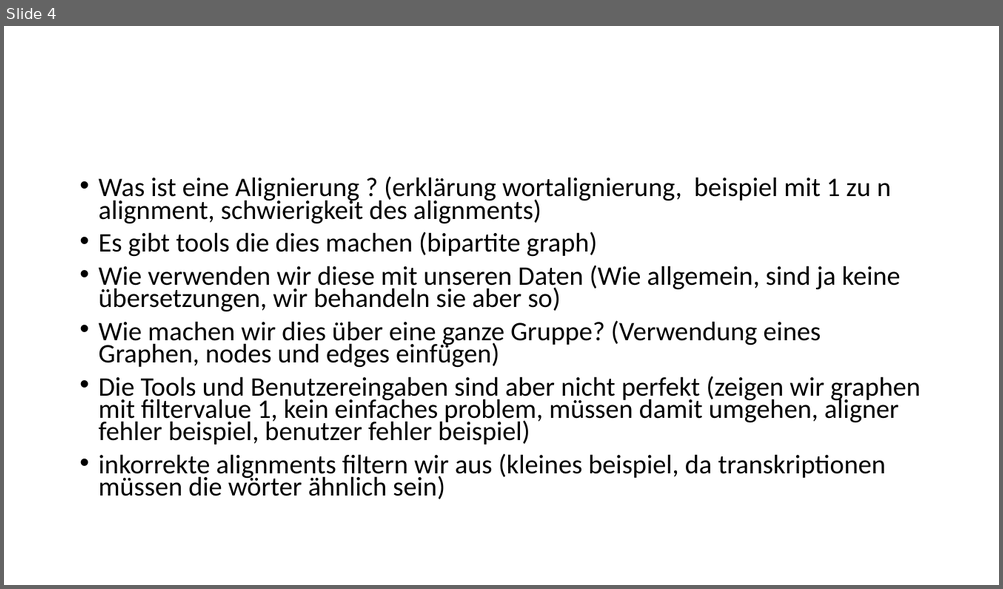
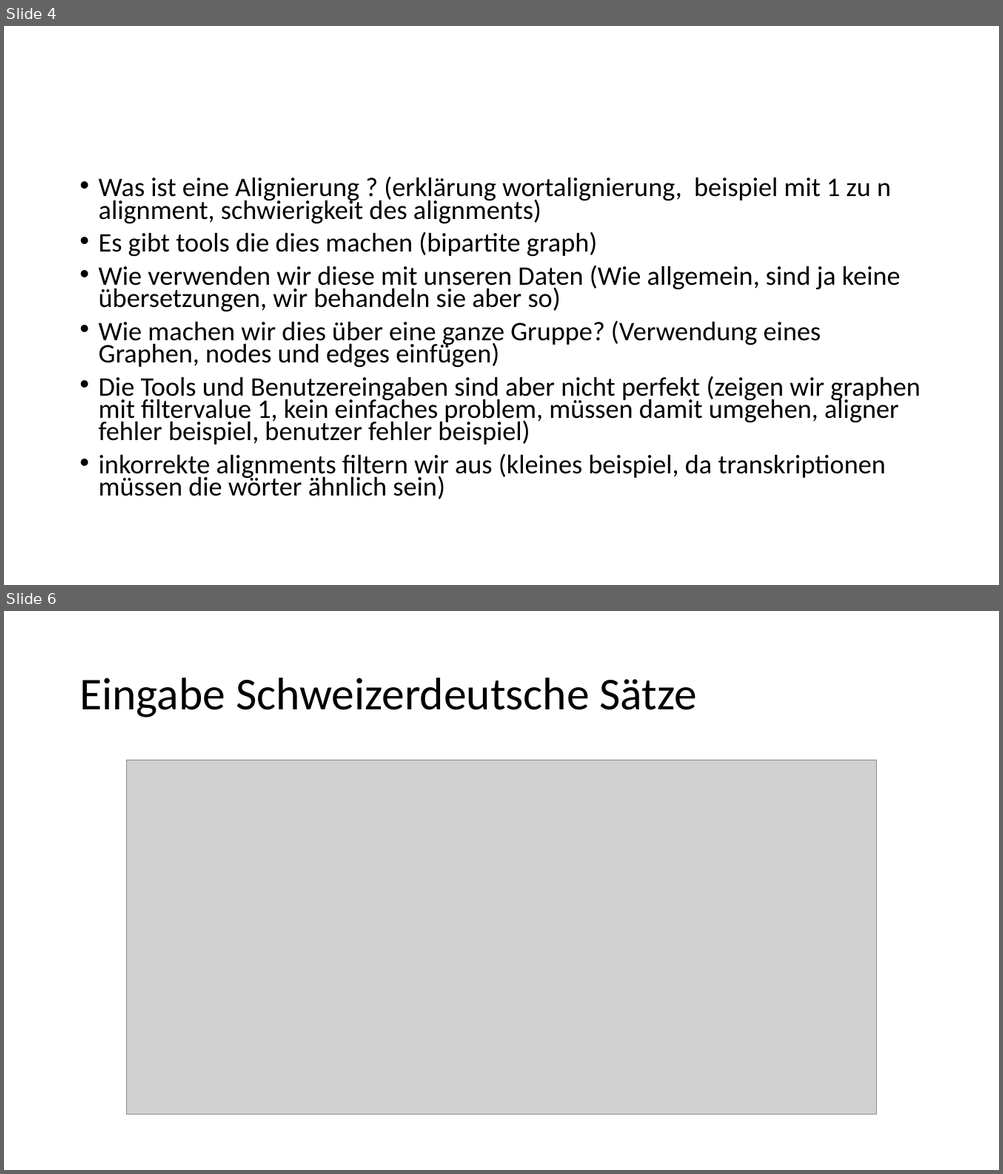
Before and after one commit to 837/ip5-nlp-ch, a slide deck: doc/IP5_Präsentation.pptx. Shown one above the other, each under a label of ours: slide 4 before the commit, slides 4 and 6 after it; the slides between them are not shown. The pictures are 1003x589 and 1003x1174 pixels, drawn with LibreOffice and Linux fonts; fonts in the diff are those of the drawing; grey boxes stand for pictures. Boxes give left, top, right and bottom in pixels: in the first picture for what was removed or moved away, otherwise in the second. Text is boxed around its words. In the diff, an @@ line names an element or a change of style, - is before the commit and + after.

```diff
--- a/doc/IP5_Präsentation.pptx
+++ b/doc/IP5_Präsentation.pptx
@@ slide 6 added at (4, 611, 999, 1170), background #FFFFFF @@
@@ title added at (79, 678, 697, 718), 44 pt, text #000000 @@
+Eingabe Schweizerdeutsche Sätze
@@ picture added at (126, 760, 876, 1116) @@
```
Also in this commit, not shown: 8 other slides added, 1 slide removed, 2 other files.
